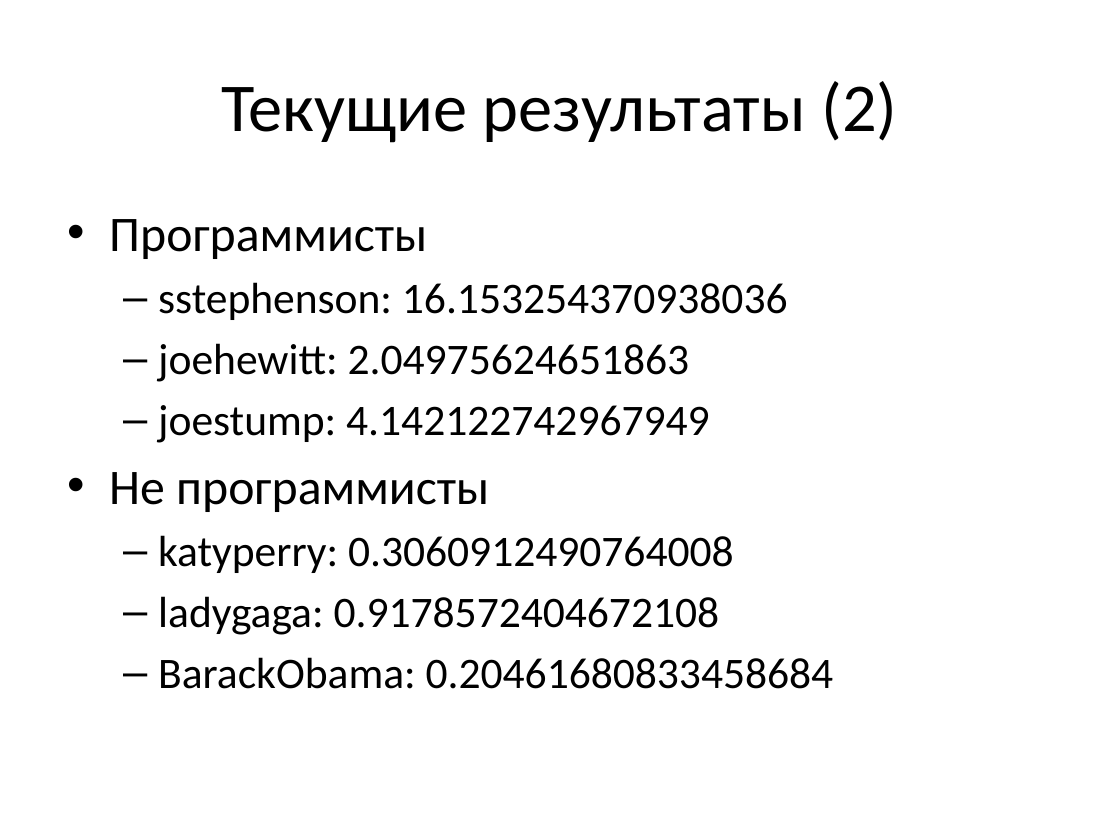
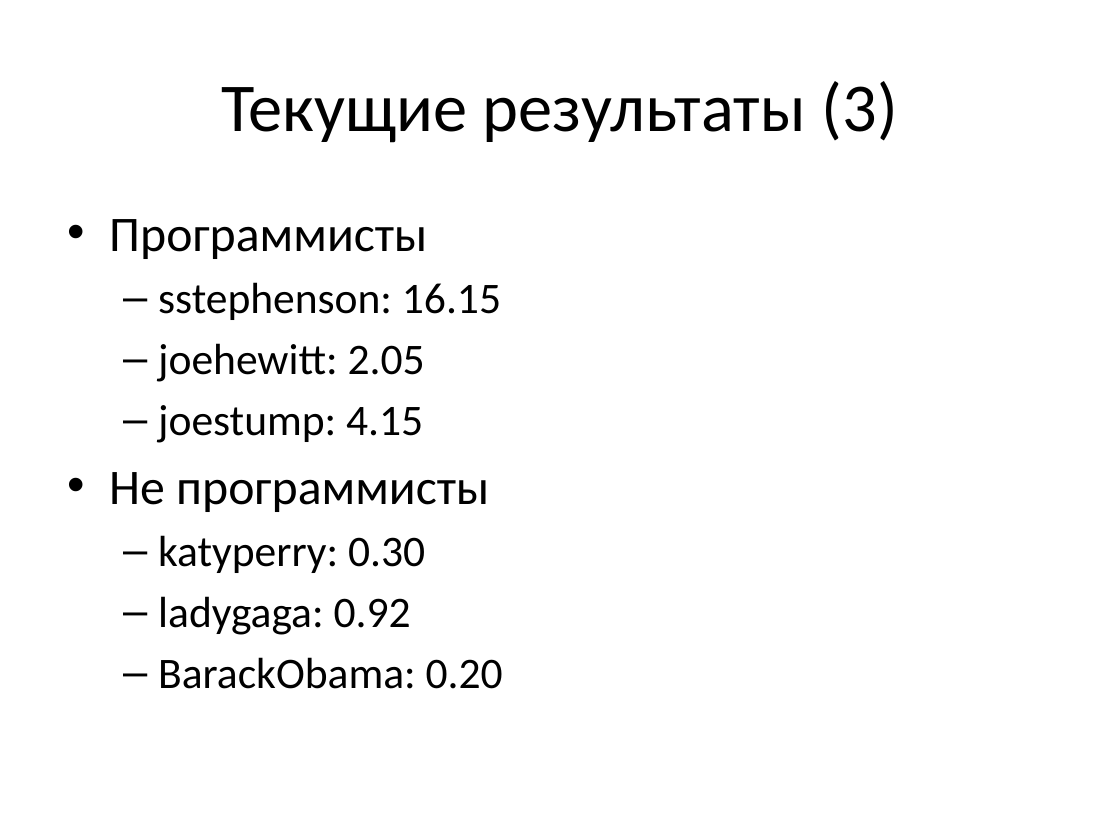
Before and after one commit to ttim/Diploma, a slide deck: slide 11 of docs/spisok2012-slides.pptx (slide 6 before the commit). Drawn at 1120x840 pixels with LibreOffice and Linux fonts; fonts in the diff are those of the drawing. Boxes give left, top, right and bottom in pixels: in the first picture for what was removed or moved away, otherwise in the second. Text is boxed around its words. In the diff, an @@ line names an element or a change of style, - is before the commit and + after.

Commit message:
presentation v2

```diff
--- a/docs/spisok2012-slides.pptx
+++ b/docs/spisok2012-slides.pptx
@@ title at (x1=221, y1=81, x2=898, y2=143): text changed @@
-Текущие результаты (2)
+Текущие результаты (3)
@@ text at (x1=158, y1=282, x2=501, y2=443): text changed @@
-  – sstephenson: 16.153254370938036
-  – joehewitt: 2.04975624651863
-  – joestump: 4.142122742967949
+  – sstephenson: 16.15
+  – joehewitt: 2.05
+  – joestump: 4.15
@@ text at (x1=158, y1=535, x2=503, y2=689): text changed @@
-  – katyperry: 0.3060912490764008
-  – ladygaga: 0.9178572404672108
-  – BarackObama: 0.20461680833458684
+  – katyperry: 0.30
+  – ladygaga: 0.92
+  – BarackObama: 0.20
```
Also in this commit, not shown: 4 other slides changed, 5 slides added, 1 other file.
